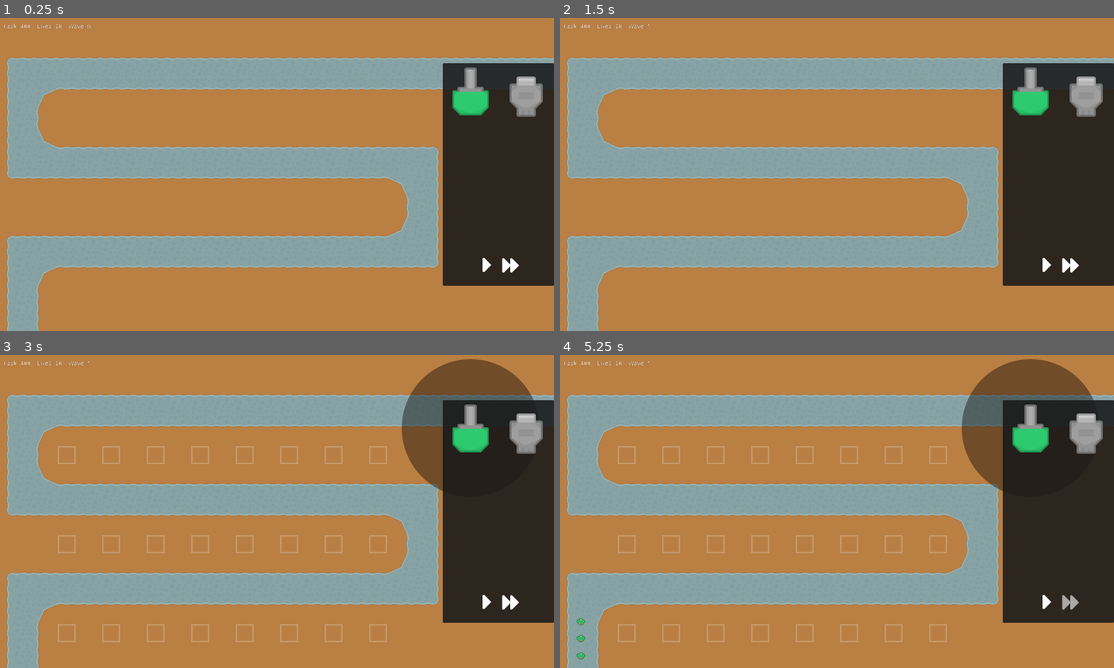
Above: before the commit, frames 1-4 (two rows, left to right).
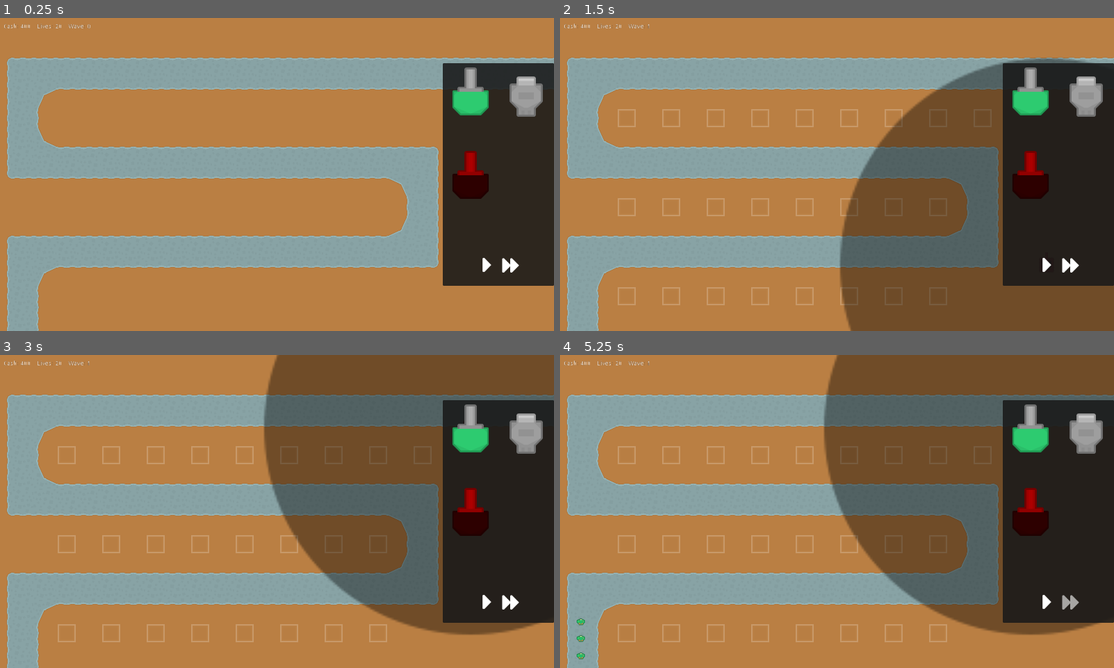
Above: after the commit, the same moments.

Repository: 0xPD33/Infiltration-TD
Game: Godot game, scene res://Scenes/Level1.tscn
Same seed, same stepped clock (60 frames per second), same inputs: the game is played once before the commit and once after it.
Inputs (mouse positions are in pixels of both pictures, inside the frame that each line leads up to):
- Up to frame 1 (0.25 s): no input
- Up to frame 2 (1.5 s): click (1030, 174) at 0.52 s; click (1047, 265) at 1.25 s
- Up to frame 3 (3 s): click (487, 602) at 2 s; click (470, 426) at 2.75 s
- Up to frame 4 (5.25 s): click (1086, 433) at 3.5 s; click (1069, 602) at 4.25 s; click (1030, 426) at 5 s

The runs differ from the first frame. In frame 1, 0.7% of the frame differs, in the area x 81-89%, y 42-58%; in frame 2, 25%, in the area x 10-100%, y 12-100%; in frame 3, 24%; in frame 4, 24%.

Commit message:
added a new tower and the ability to sell towers for half their initial price

Diff:
--- a/Scenes/HUD.tscn
+++ b/Scenes/HUD.tscn
@@ -113,6 +113,21 @@
 "_edit_use_anchors_": false
 }
 
+[node name="BuyButton3" type="TextureButton" parent="BuyRect/BuyPanel"]
+self_modulate = Color( 1, 0, 0, 1 )
+anchor_top = 0.5
+anchor_bottom = 0.5
+margin_top = -64.0
+margin_right = 128.0
+margin_bottom = 64.0
+rect_min_size = Vector2( 128, 128 )
+hint_tooltip = "{TOOLTIP}"
+texture_normal = ExtResource( 2 )
+stretch_mode = 2
+__meta__ = {
+"_edit_use_anchors_": false
+}
+
 [node name="HBoxContainer" type="HBoxContainer" parent="BuyRect/BuyPanel"]
 anchor_left = 0.5
 anchor_top = 1.0
@@ -149,5 +164,6 @@
 texture_pressed = ExtResource( 5 )
 [connection signal="pressed" from="BuyRect/BuyPanel/BuyButton1" to="." method="_on_BuyButton1_pressed"]
 [connection signal="pressed" from="BuyRect/BuyPanel/BuyButton2" to="." method="_on_BuyButton2_pressed"]
+[connection signal="pressed" from="BuyRect/BuyPanel/BuyButton3" to="." method="_on_BuyButton3_pressed"]
 [connection signal="pressed" from="BuyRect/BuyPanel/HBoxContainer/StartWaveButton" to="." method="_on_StartWaveButton_pressed"]
 [connection signal="toggled" from="BuyRect/BuyPanel/HBoxContainer/FastForwardButton" to="." method="_on_FastForwardButton_toggled"]
--- a/Scenes/Level1.tscn
+++ b/Scenes/Level1.tscn
@@ -91,7 +91,7 @@
 collision_layer = 2
 collision_mask = 5
 format = 1
-tile_data = PoolIntArray( 262147, 0, 0, 262149, 0, 0, 262151, 0, 0, 262153, 0, 0, 262155, 0, 0, 262157, 0, 0, 262159, 0, 0, 262161, 0, 0, 524291, 0, 0, 524293, 0, 0, 524295, 0, 0 …(184 unchanged characters)…
+tile_data = PoolIntArray( 262147, 0, 0, 262149, 0, 0, 262151, 0, 0, 262153, 0, 0, 262155, 0, 0, 262157, 0, 0, 262159, 0, 0, 262161, 0, 0, 262163, 0, 0, 524291, 0, 0, 524293, 0, 0, 524295, 0, 0 …(184 unchanged characters)…
 
 [node name="Towers" type="Node2D" parent="."]
 
--- /dev/null
+++ b/Scenes/Projectiles/SniperProjectile1.tscn
@@ -0,0 +1,9 @@
+[gd_scene load_steps=3 format=2]
+
+[ext_resource path="res://Scenes/Projectiles/SingleTurretProjectile1.tscn" type="PackedScene" id=1]
+[ext_resource path="res://Scripts/Projectiles/SniperProjectile1.gd" type="Script" id=2]
+
+[node name="SniperProjectile1" instance=ExtResource( 1 )]
+modulate = Color( 0.329412, 0.372549, 0.403922, 1 )
+scale = Vector2( 0.25, 0.25 )
+script = ExtResource( 2 )
--- /dev/null
+++ b/Scenes/Projectiles/SniperProjectile2.tscn
@@ -0,0 +1,9 @@
+[gd_scene load_steps=3 format=2]
+
+[ext_resource path="res://Scenes/Projectiles/SniperProjectile1.tscn" type="PackedScene" id=1]
+[ext_resource path="res://Scripts/Projectiles/SniperProjectile2.gd" type="Script" id=2]
+
+[node name="SniperProjectile2" instance=ExtResource( 1 )]
+modulate = Color( 0.294118, 0.443137, 0.54902, 1 )
+scale = Vector2( 0.3, 0.3 )
+script = ExtResource( 2 )
--- a/Scenes/Towers/LightBomberTower.tscn
+++ b/Scenes/Towers/LightBomberTower.tscn
@@ -1,6 +1,9 @@
-[gd_scene load_steps=2 format=2]
+[gd_scene load_steps=3 format=2]
 
 [ext_resource path="res://Scenes/Towers/SingleTurretTower.tscn" type="PackedScene" id=1]
+
+[sub_resource type="RectangleShape2D" id=1]
+extents = Vector2( 20, 23.5 )
 
 [node name="LightBomberTower" instance=ExtResource( 1 )]
 
@@ -15,5 +18,9 @@
 [node name="ShotPosition" parent="TurretTowerGun" index="0"]
 position = Vector2( 0, -33.3 )
 
+[node name="CollisionShape2D" parent="." index="2"]
+position = Vector2( 0, -3.59652 )
+shape = SubResource( 1 )
+
 [node name="ShootTimer" parent="." index="5"]
 wait_time = 1.0
--- a/Scenes/Towers/SingleTurretTower.tscn
+++ b/Scenes/Towers/SingleTurretTower.tscn
@@ -7,7 +7,7 @@
 [ext_resource path="res://Scenes/Towers/TowerMenu.tscn" type="PackedScene" id=5]
 
 [sub_resource type="RectangleShape2D" id=1]
-extents = Vector2( 26, 31.3422 )
+extents = Vector2( 26.5, 31.5 )
 
 [sub_resource type="CircleShape2D" id=2]
 radius = 200.0
@@ -32,7 +32,6 @@
 position = Vector2( 0, -37.0412 )
 
 [node name="CollisionShape2D" type="CollisionShape2D" parent="."]
-visible = false
 position = Vector2( 0, -5.6 )
 shape = SubResource( 1 )
 
@@ -55,7 +54,6 @@
 script = ExtResource( 4 )
 
 [node name="TowerMenu" parent="." instance=ExtResource( 5 )]
-visible = false
 margin_left = -125.0
 margin_top = -275.0
 margin_right = 125.0
--- /dev/null
+++ b/Scenes/Towers/SniperTower.tscn
@@ -0,0 +1,33 @@
+[gd_scene load_steps=4 format=2]
+
+[ext_resource path="res://Scenes/Towers/SingleTurretTower.tscn" type="PackedScene" id=1]
+[ext_resource path="res://Assets/PNG/Retina/towerDefense_tile273.png" type="Texture" id=2]
+
+[sub_resource type="RectangleShape2D" id=1]
+extents = Vector2( 22, 29.75 )
+
+[node name="SniperTower" instance=ExtResource( 1 )]
+position = Vector2( 93.8636, 112.273 )
+
+[node name="TurretTowerBase" parent="." index="0"]
+rotation = 0.781907
+scale = Vector2( 1.1, 1.1 )
+region_rect = Rect2( 1408, 448, 64, 64 )
+
+[node name="TurretTowerGun" parent="." index="1"]
+self_modulate = Color( 1, 0, 0, 1 )
+scale = Vector2( 0.65, 0.9 )
+offset = Vector2( 0, -13 )
+
+[node name="ShotPosition" parent="TurretTowerGun" index="0"]
+position = Vector2( 0, -40.2287 )
+
+[node name="SniperTowerDeco" type="Sprite" parent="." index="2"]
+self_modulate = Color( 0.576471, 0, 0, 1 )
+scale = Vector2( 0.25, 0.25 )
+texture = ExtResource( 2 )
+
+[node name="CollisionShape2D" parent="." index="3"]
+visible = false
+position = Vector2( 0, -7.63819 )
+shape = SubResource( 1 )
--- a/Scripts/Creeps/Creep.gd
+++ b/Scripts/Creeps/Creep.gd
@@ -52,8 +52,12 @@
 		emit_signal("hurt", hitpoints)
 		check_hitpoints()
 		area.queue_free()
-
 	elif area.is_in_group("BomberProjectile"):
 		receive_damage(area.damage)
 		emit_signal("hurt", hitpoints)
 		check_hitpoints()
+	elif area.is_in_group("SniperProjectile"):
+		receive_damage(area.damage)
+		emit_signal("hurt", hitpoints)
+		check_hitpoints()
+		area.queue_free()
--- a/Scripts/Game.gd
+++ b/Scripts/Game.gd
@@ -5,6 +5,9 @@
 
 var light_bomber_tower = load("res://Scenes/Towers/LightBomberTower.tscn")
 var light_bomber_towers = []
+
+var sniper_tower = load("res://Scenes/Towers/SniperTower.tscn")
+var sniper_towers = []
 
 var instance
 
@@ -24,7 +27,6 @@
 func _input(event: InputEvent):
 	if Input.is_action_just_pressed ("ui_cancel"):
 		end_game()
-
 	if Input.is_action_just_pressed("dev_console"):
 		toggle_dev_console()
 
@@ -61,15 +63,17 @@
 		end_game()
 
 
-func tower_built(tower):
+func tower_built(tower, cost):
 	building = false
 	$TowerBases.visible = false
 
 	match tower:
 		"SingleTurretTower":
-			subtract_cash(150)
+			subtract_cash(cost)
 		"LightBomberTower":
-			subtract_cash(400)
+			subtract_cash(cost)
+		"SniperTower":
+			subtract_cash(cost)
 
 
 func buy_button_1():
@@ -90,6 +94,16 @@
 		instance.set_name("LightBomberTower" + str(single_turret_towers.size()))
 		get_node("Towers").add_child(instance)
 		light_bomber_towers.append(instance)
+
+
+func buy_button_3():
+	if !building:
+		building = true
+		$TowerBases.visible = true
+		instance = sniper_tower.instance()
+		instance.set_name("SniperTower" + str(sniper_towers.size()))
+		get_node("Towers").add_child(instance)
+		sniper_towers.append(instance)
 
 
 func start_wave():
--- a/Scripts/HUD.gd
+++ b/Scripts/HUD.gd
@@ -12,8 +12,9 @@
 func setup_tooltips():
 	$BuyRect/BuyPanel/HBoxContainer/StartWaveButton.set_tooltip("Start Wave")
 	$BuyRect/BuyPanel/HBoxContainer/FastForwardButton.set_tooltip("Fast Forward (2x)")
-	$BuyRect/BuyPanel/BuyButton1.set_tooltip("Buy Single Turret Tower. Cost: 150")
-	$BuyRect/BuyPanel/BuyButton2.set_tooltip("Buy Light Bomber Tower. Cost: 400")
+	$BuyRect/BuyPanel/BuyButton1.set_tooltip("Buy Single Turret Tower Cost: 150")
+	$BuyRect/BuyPanel/BuyButton2.set_tooltip("Buy Light Bomber Tower Cost: 400")
+	$BuyRect/BuyPanel/BuyButton3.set_tooltip("Buy Sniper Tower Cost: 250")
 
 
 func sync_lives_label():
@@ -42,6 +43,11 @@
 		get_tree().call_group("Game", "buy_button_2")
 
 
+func _on_BuyButton3_pressed():
+	if Global.cash >= 250:
+		get_tree().call_group("Game", "buy_button_3")
+
+
 func _on_StartWaveButton_pressed():
 	get_tree().call_group("Game", "start_wave")
 
--- /dev/null
+++ b/Scripts/Projectiles/SniperProjectile.gd
@@ -0,0 +1,25 @@
+extends Area2D
+
+var target = null
+
+var damage : float = 15.0
+var speed = 500
+
+var velocity
+
+
+func _ready():
+	add_to_group("SniperProjectile")
+
+
+func _physics_process(delta: float):
+	if target:
+		velocity = ((target.get_global_transform().origin - position).normalized())
+		position += (velocity * speed) * delta
+		rotation = velocity.angle()
+	else:
+		queue_free()
+
+
+func set_target(new_target):
+	target = new_target
--- /dev/null
+++ b/Scripts/Projectiles/SniperProjectile1.gd
@@ -0,0 +1,6 @@
+extends "res://Scripts/Projectiles/SniperProjectile.gd"
+
+
+func _ready():
+	damage = 12
+	speed = 600
--- /dev/null
+++ b/Scripts/Projectiles/SniperProjectile2.gd
@@ -0,0 +1,6 @@
+extends "res://Scripts/Projectiles/SniperProjectile.gd"
+
+
+func _ready():
+	damage = 15
+	speed = 700
--- a/Scripts/Towers/Tower.gd
+++ b/Scripts/Towers/Tower.gd
@@ -1,6 +1,8 @@
 extends Area2D
 
 # BUILDING VARS
+
+var tower_cost
 
 var building = true
 var selected = false setget set_selected
@@ -69,9 +71,14 @@
 			if can_build:
 				building = false
 				if "SingleTurretTower" in name:
-					get_tree().call_group("Game", "tower_built", "SingleTurretTower")
+					tower_cost = 150
+					get_tree().call_group("Game", "tower_built", "SingleTurretTower", tower_cost)
 				elif "LightBomberTower" in name:
-					get_tree().call_group("Game", "tower_built", "LightBomberTower")
+					tower_cost = 400
+					get_tree().call_group("Game", "tower_built", "LightBomberTower", tower_cost)
+				elif "SniperTower" in name:
+					tower_cost = 250
+					get_tree().call_group("Game", "tower_built", "SniperTower", tower_cost)
 
 				set_stats(false)
 				hide_range_circle()
--- a/Scripts/Towers/TowerMenu.gd
+++ b/Scripts/Towers/TowerMenu.gd
@@ -111,4 +111,6 @@
 
 
 func _on_SellTowerBtn_pressed():
+	var sell_value = get_parent().tower_cost / 2
+	get_tree().call_group("Game", "add_cash", sell_value)
 	get_parent().queue_free()
--- a/Scripts/Upgrades.gd
+++ b/Scripts/Upgrades.gd
@@ -17,6 +17,9 @@
 
 var light_bomber_projectile_1 = load("res://Scenes/Projectiles/BomberProjectile1.tscn")
 
+var sniper_projectile_1 = load("res://Scenes/Projectiles/SniperProjectile1.tscn")
+var sniper_projectile_2 = load("res://Scenes/Projectiles/SniperProjectile2.tscn")
+
 var projectile = null
 var projectile_lvl : int = 0
 var projectile_upgrade_cost = 0
@@ -39,7 +42,7 @@
 		{
 			"levels": [0, 1, 2, 3],
 			"projectile": [single_turret_projectile_1, single_turret_projectile_2, single_turret_projectile_3, single_turret_projectile_4],
-			"cost": [75, 200, 350, "---", "---", "---"]
+			"cost": [75, 200, 350, "---"]
 		}
 	},
 	"light_bomber_tower":
@@ -62,6 +65,27 @@
 			"projectile": [light_bomber_projectile_1],
 			"cost": ["---"]
 		}
+	},
+	"sniper_tower":
+	{
+	"fire_rate":
+		{
+			"levels": [0, 1, 2, 3, 4, 5],
+			"rate_of_fire": [2.8, 2.6, 2.4, 2.2, 1.9, 1.6],
+			"cost": [50, 100, 150, 225, 300, "---"]
+		},
+		"fire_range":
+		{
+			"levels": [0, 1, 2, 3, 4],
+			"range_of_fire": [600, 650, 700, 775, 900],
+			"cost": [40, 80, 200, 400, "---"]
+		},
+		"projectiles":
+		{
+			"levels": [0, 1],
+			"projectile": [sniper_projectile_1, sniper_projectile_2],
+			"cost": [150, "---"]
+		}
 	}
 }
 
@@ -77,6 +101,8 @@
 		parent_tower_string = "single_turret_tower"
 	elif "LightBomberTower" in get_parent().name:
 		parent_tower_string = "light_bomber_tower"
+	elif "SniperTower" in get_parent().name:
+		parent_tower_string = "sniper_tower"
 
 	fire_rate_value = upgrades[parent_tower_string]["fire_rate"]["rate_of_fire"][0]
 	fire_rate_lvl = upgrades[parent_tower_string]["fire_rate"]["levels"][0]
@@ -121,6 +147,13 @@
 					fire_rate_lvl += 1
 					set_fire_rate("light_bomber_tower", fire_rate_lvl)
 					get_parent().set_stats(true)
+			elif "SniperTower" in get_parent().name:
+				var max_lvl = upgrades["sniper_tower"]["fire_rate"]["levels"].size()
+				if fire_rate_lvl < max_lvl:
+					get_tree().call_group("Game", "subtract_cash", fire_rate_upgrade_cost)
+					fire_rate_lvl += 1
+					set_fire_rate("sniper_tower", fire_rate_lvl)
+					get_parent().set_stats(true)
 	else:
 		return
 
@@ -142,6 +175,13 @@
 					fire_range_lvl += 1
 					set_fire_range("light_bomber_tower", fire_range_lvl)
 					get_parent().set_stats(true)
+			elif "SniperTower" in get_parent().name:
+				var max_lvl = upgrades["sniper_tower"]["fire_range"]["levels"].size()
+				if fire_range_lvl < max_lvl:
+					get_tree().call_group("Game", "subtract_cash", fire_range_upgrade_cost)
+					fire_range_lvl += 1
+					set_fire_range("sniper_tower", fire_range_lvl)
+					get_parent().set_stats(true)
 	else:
 		return
 
@@ -159,9 +199,16 @@
 			elif "LightBomberTower" in get_parent().name:
 				var max_lvl = upgrades["light_bomber_tower"]["projectiles"]["levels"].size()
 				if projectile_lvl < max_lvl:
-					get_tree().call_group("Game", "subtract_cash", fire_range_upgrade_cost)
+					get_tree().call_group("Game", "subtract_cash", projectile_upgrade_cost)
 					projectile_lvl += 1
-					set_fire_range("light_bomber_tower", projectile_lvl)
+					set_projectile("light_bomber_tower", projectile_lvl)
+					get_parent().set_stats(true)
+			elif "SniperTower" in get_parent().name:
+				var max_lvl = upgrades["sniper_tower"]["projectiles"]["levels"].size()
+				if projectile_lvl < max_lvl:
+					get_tree().call_group("Game", "subtract_cash", projectile_upgrade_cost)
+					projectile_lvl += 1
+					set_projectile("sniper_tower", projectile_lvl)
 					get_parent().set_stats(true)
 	else:
 		return
